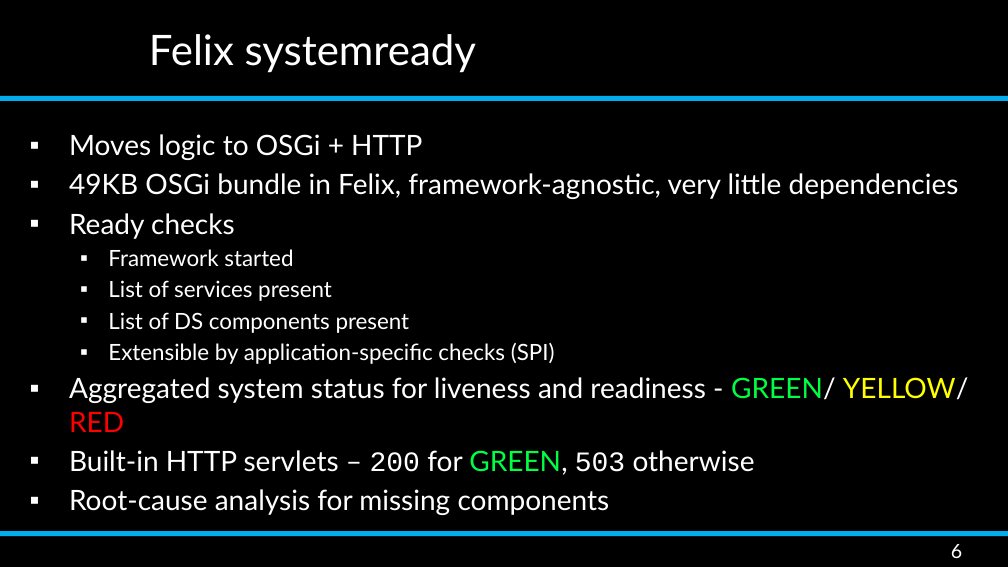
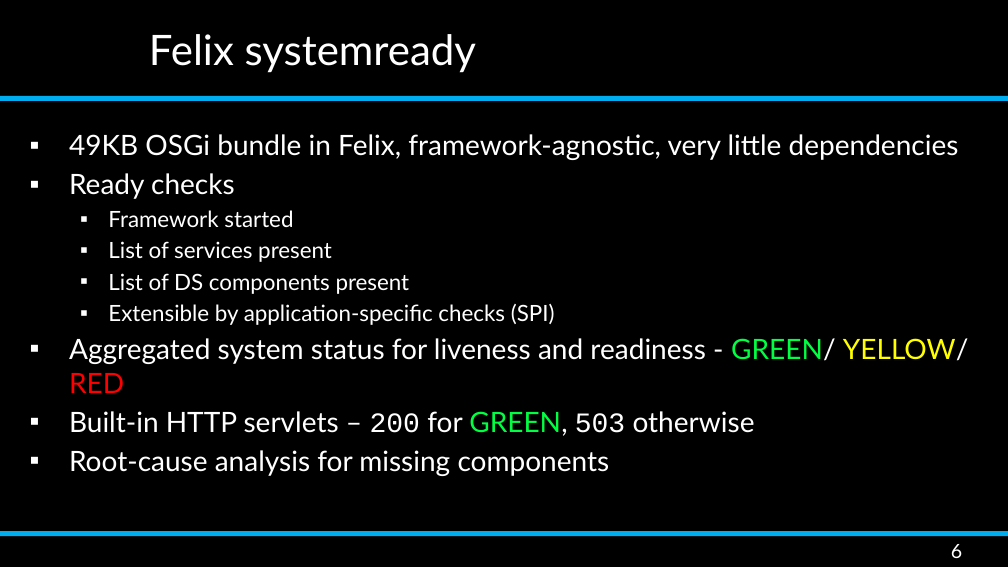
Before and after one commit to cschneider/osgi-example-systemready, a slide deck: slide 6 of presentation/systemready.pptx. Drawn at 1008x567 pixels with LibreOffice and Linux fonts; fonts in the diff are those of the drawing; background and template pictures are left out. Boxes give left, top, right and bottom in pixels: in the first picture for what was removed or moved away, otherwise in the second. Text is boxed around its words. In the diff, an @@ line names an element or a change of style, - is before the commit and + after.

```diff
--- a/presentation/systemready.pptx
+++ b/presentation/systemready.pptx
@@ text at bbox=[69, 134, 422, 160]: paragraph removed @@
-▪ Moves logic to OSGi + HTTP
```
Also in this commit, not shown: 1 other slide changed, 3 other files.
